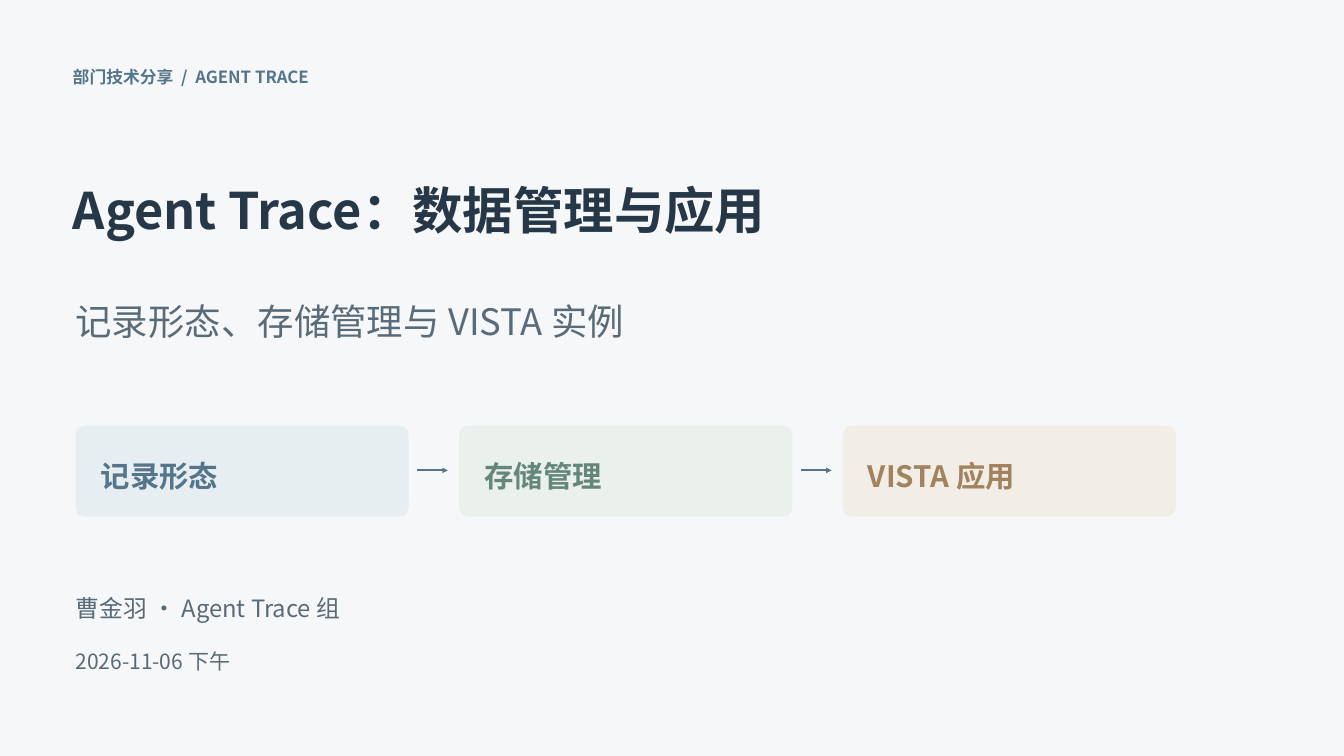
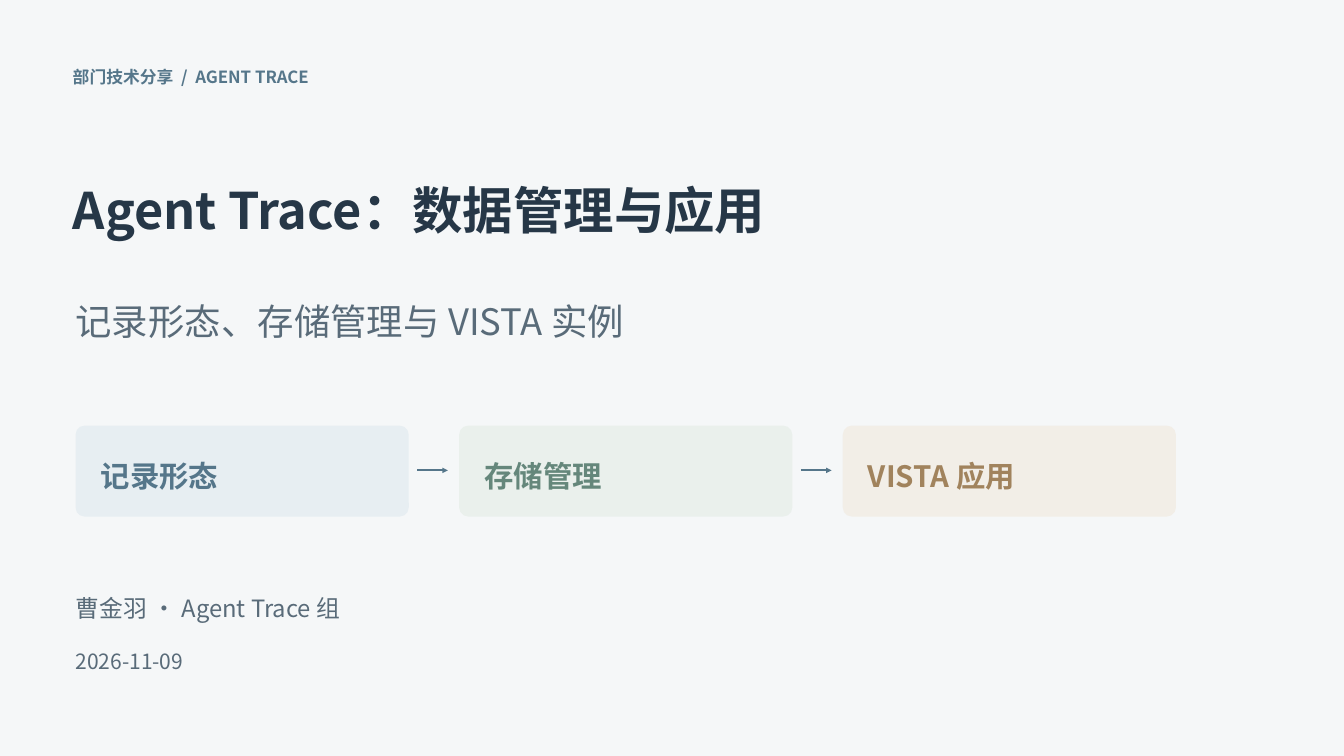
Before and after one commit to ruined404cjy/idea, a slide deck: slide 1 of docs/agent-trace-部门分享/Agent-Trace-部门分享-v5.pptx. Drawn at 1344x756 pixels with LibreOffice and Linux fonts; fonts in the diff are those of the drawing. Boxes give left, top, right and bottom in pixels: in the first picture for what was removed or moved away, otherwise in the second. Text is boxed around its words. In the diff, an @@ line names an element or a change of style, - is before the commit and + after.

```diff
--- a/docs/agent-trace-部门分享/Agent-Trace-部门分享-v5.pptx
+++ b/docs/agent-trace-部门分享/Agent-Trace-部门分享-v5.pptx
@@ text at [76, 653, 184, 669]: text changed @@
-2026-11-06 下午
+2026-11-09
```
Also in this commit, not shown: 4 other slides changed, 2 other files.
